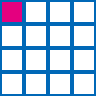
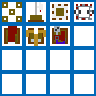
Layered file, before and after one edit (96x96). Changes by layer:
painted on "mask_coin" over [2,2,94,46]
